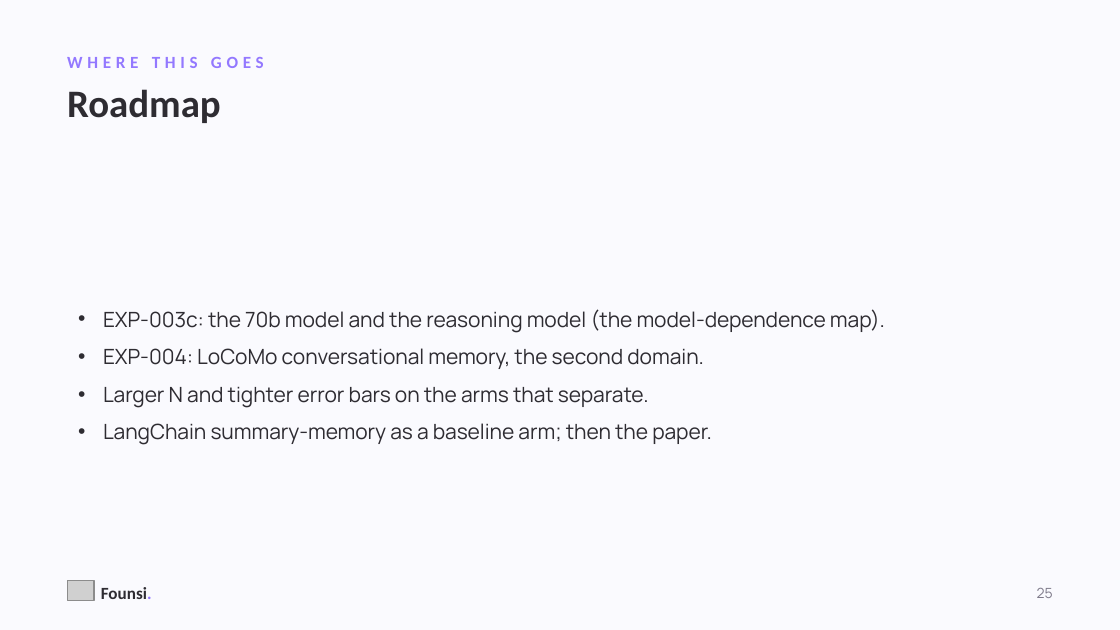
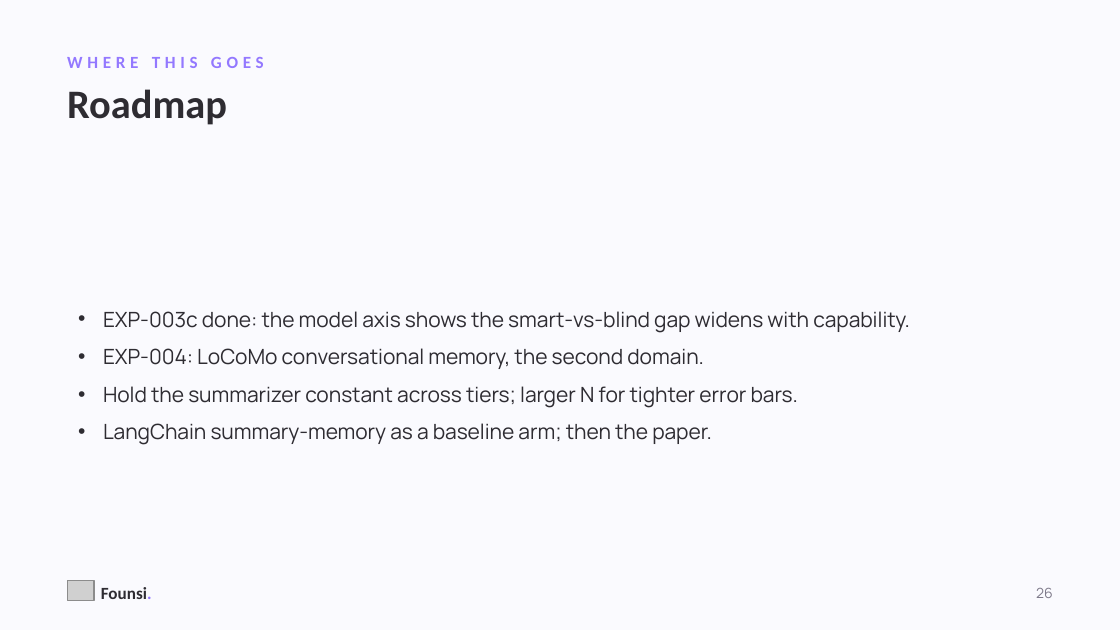
Before and after one commit to kanishkpatel1995/agent-harness, a slide deck: slide 26 of presentation/founsi-context-engineering.pptx (slide 25 before the commit). Drawn at 1120x630 pixels with LibreOffice and Linux fonts; fonts in the diff are those of the drawing; grey boxes stand for pictures. Boxes give left, top, right and bottom in pixels: in the first picture for what was removed or moved away, otherwise in the second. Text is boxed around its words. In the diff, an @@ line names an element or a change of style, - is before the commit and + after.

```diff
--- a/presentation/founsi-context-engineering.pptx
+++ b/presentation/founsi-context-engineering.pptx
@@ text "Roadmap" at <box>67,89,227,125</box>: size 25 to 26 pt @@
@@ text at <box>103,311,910,333</box>: text changed @@
-• EXP-003c: the 70b model and the reasoning model (the model-dependence map).
+• EXP-003c done: the model axis shows the smart-vs-blind gap widens with capability.
@@ text at <box>103,386,798,408</box>: text changed @@
-• Larger N and tighter error bars on the arms that separate.
+• Hold the summarizer constant across tiers; larger N for tighter error bars.
```
Also in this commit, not shown: 2 other slides changed, 1 slide added, 1 other file.
